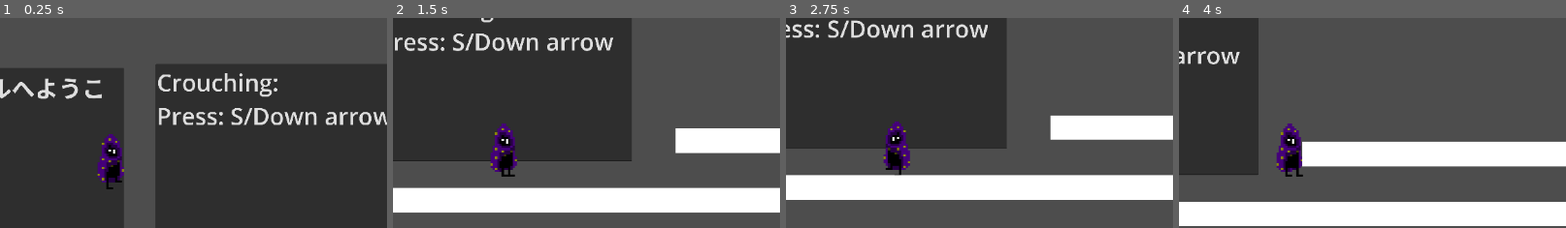
Above: before the commit, frames 1-4 (left to right).
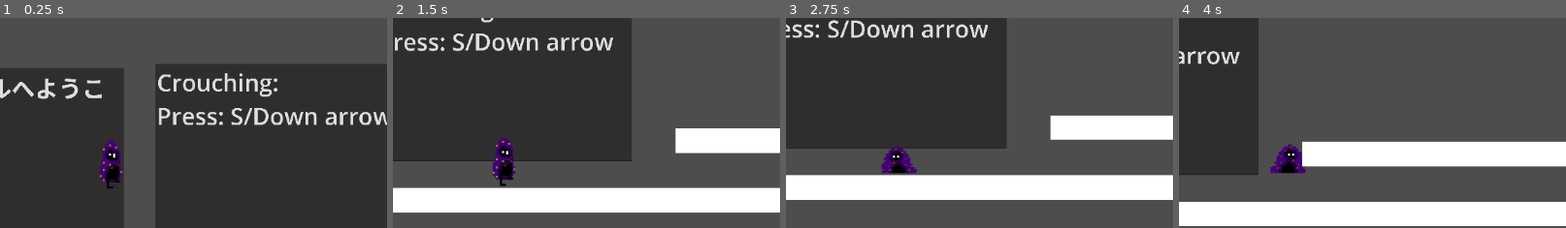
Above: after the commit, the same moments.

Repository: SoopyTM/game-for-people
Game: Godot game, scene res://Temp Assets + Scenes/Testing level.tscn
Same seed, same stepped clock (60 frames per second), same inputs: the game is played once before the commit and once after it.
Inputs:
- Up to frame 1 (0.25 s): no input
- Up to frame 2 (1.5 s): hold S (Crouch) 0.53-1.28 s; hold D (Walk_Right) from 0.53 s (still down); tap Space (Jump) at 0.77 s; tap S (Crouch) at 1.35 s
- Up to frame 3 (2.75 s): tap Space (Jump) at 1.52 s; release D (Walk_Right) at 2.03 s; hold A (Walk_Left) from 2.03 s (still down); hold S (Crouch) from 2.03 s (still down)
- Up to frame 4 (4 s): release A (Walk_Left) at 2.78 s; release S (Crouch) at 2.78 s; hold D (Walk_Right) from 2.78 s (still down); tap S (Crouch) at 2.85 s; tap Space (Jump) at 3.02, 3.77 s; hold S (Crouch) from 3.53 s (still down)
The pictures show only the part of the screen within x 36-86%, y 31-81%; the shares and areas given below are measured in that part.

The runs differ from the first frame. In frame 1, 0.8% of the frame differs, in the area x 25-33%, y 55-82%; in frame 2, 1.2%; in frame 3, 1.2%, in the area x 24-34%, y 49-76%; in frame 4, 1.1%.

Commit message:
walking and crouching animation fixed

Diff:
--- a/Main Scenes/Player.tscn
+++ b/Main Scenes/Player.tscn
@@ -1,11 +1,15 @@
-[gd_scene load_steps=9 format=3 uid="uid://cwpi4k3sg3u8"]
+[gd_scene load_steps=13 format=3 uid="uid://cwpi4k3sg3u8"]
 
 [ext_resource type="Script" path="res://Scripts/character_body_2d.gd" id="1_a8j7t"]
 [ext_resource type="Script" path="res://Scripts/collision_shape_2d.gd" id="2_42840"]
-[ext_resource type="Texture2D" uid="uid://kmm73sxacwx7" path="res://Images/Mage Walking 1.png" id="3_jfsjk"]
-[ext_resource type="Texture2D" uid="uid://c0urusy3dg7an" path="res://Images/Mage Walking 2.png" id="4_b3swl"]
-[ext_resource type="Texture2D" uid="uid://c1wewwvihetv1" path="res://Images/Mage Walking 3.png" id="5_scgdr"]
-[ext_resource type="Texture2D" uid="uid://4srnu1j738y2" path="res://Images/Mage Walking 4.png" id="6_auwy2"]
+[ext_resource type="Texture2D" uid="uid://kmm73sxacwx7" path="res://Images/Walking/Mage Walking 1.png" id="3_jfsjk"]
+[ext_resource type="Texture2D" uid="uid://db8f4ggrhgsvh" path="res://Images/Crouching/Crouch Frame 1.png" id="3_y3ksn"]
+[ext_resource type="Texture2D" uid="uid://c0urusy3dg7an" path="res://Images/Walking/Mage Walking 2.png" id="4_b3swl"]
+[ext_resource type="Texture2D" uid="uid://cfg5pdnlgnt3v" path="res://Images/Crouching/Crouch Frame 2.png" id="4_hmjeb"]
+[ext_resource type="Texture2D" uid="uid://b46pwh7x5cq2c" path="res://Images/Crouching/Crouch Frame 3.png" id="5_p8sxb"]
+[ext_resource type="Texture2D" uid="uid://c1wewwvihetv1" path="res://Images/Walking/Mage Walking 3.png" id="5_scgdr"]
+[ext_resource type="Texture2D" uid="uid://c33qeagxel1qw" path="res://Images/Crouching/Crouch Frame 4.png" id="6_2fnfr"]
+[ext_resource type="Texture2D" uid="uid://4srnu1j738y2" path="res://Images/Walking/Mage Walking 4.png" id="6_auwy2"]
 
 [sub_resource type="CapsuleShape2D" id="CapsuleShape2D_qgho4"]
 radius = 38.0
@@ -13,6 +17,28 @@
 
 [sub_resource type="SpriteFrames" id="SpriteFrames_hnvjt"]
 animations = [{
+"frames": [{
+"duration": 1.0,
+"texture": ExtResource("3_y3ksn")
+}, {
+"duration": 1.0,
+"texture": ExtResource("4_hmjeb")
+}, {
+"duration": 1.0,
+"texture": ExtResource("5_p8sxb")
+}, {
+"duration": 1.0,
+"texture": ExtResource("6_2fnfr")
+}],
+"loop": false,
+"name": &"Crouching",
+"speed": 5.0
+}, {
+"frames": [],
+"loop": false,
+"name": &"Idle",
+"speed": 5.0
+}, {
 "frames": [{
 "duration": 1.0,
 "texture": ExtResource("3_jfsjk")
@@ -26,8 +52,8 @@
 "duration": 1.0,
 "texture": ExtResource("6_auwy2")
 }],
-"loop": true,
-"name": &"walk",
+"loop": false,
+"name": &"Walking",
 "speed": 4.0
 }]
 
@@ -47,7 +73,7 @@
 target_position = Vector2(0, -98)
 
 [node name="AnimatedSprite2D" type="AnimatedSprite2D" parent="."]
-position = Vector2(-1, 1)
-scale = Vector2(7.12891, 7.12891)
+position = Vector2(0, 10)
+scale = Vector2(6.25196, 6.25196)
 sprite_frames = SubResource("SpriteFrames_hnvjt")
-animation = &"walk"
+animation = &"Walking"
--- a/Scripts/collision_shape_2d.gd
+++ b/Scripts/collision_shape_2d.gd
@@ -24,20 +24,34 @@
 		print("RayCast2D node not found!")
 
 @warning_ignore("unused_parameter")
+
+# PREPARE YOURSELF FOR THE DISASTER THAT IS TIRED BRAIN CODE >:)
 func _process(delta: float) -> void:
 	if Input.is_action_pressed("Crouch"):
-		animatedSprite2D.play("walk")
+		animatedSprite2D.play("Crouching")
 		animatedSprite2D.position.y = -40
 		# Crouch logic.
 		scale.y = 0.5  # Scale CollisionShape2D (height).  # Scale the MeshInstance2D for crouching.
 		if Input.is_action_pressed("Walk_Left"):
 			lastHFlip = true
-			animatedSprite2D.play("walk")
+			animatedSprite2D.play("Crouching")
 			animatedSprite2D.position.y = -40
 			animatedSprite2D.flip_h = lastHFlip
 		elif Input.is_action_pressed("Walk_Right"):
 			lastHFlip = false
-			animatedSprite2D.play("walk")
+			animatedSprite2D.play("Crouching")
+			animatedSprite2D.position.y = -40
+			animatedSprite2D.flip_h = lastHFlip
+	elif raycast_above.is_colliding():
+		scale.y = 0.5  # Scale CollisionShape2D (height).  # Scale the MeshInstance2D for crouching.
+		if Input.is_action_pressed("Walk_Left"):
+			lastHFlip = true
+			animatedSprite2D.play("Crouching")
+			animatedSprite2D.position.y = -40
+			animatedSprite2D.flip_h = lastHFlip
+		elif Input.is_action_pressed("Walk_Right"):
+			lastHFlip = false
+			animatedSprite2D.play("Crouching")
 			animatedSprite2D.position.y = -40
 			animatedSprite2D.flip_h = lastHFlip
 
@@ -48,11 +62,11 @@
 
 		if Input.is_action_pressed("Walk_Left"):
 			lastHFlip = true
-			animatedSprite2D.play("walk")
+			animatedSprite2D.play("Walking")
 			animatedSprite2D.position.y = 0
 			animatedSprite2D.flip_h = lastHFlip
 		elif Input.is_action_pressed("Walk_Right"):
 			lastHFlip = false
-			animatedSprite2D.play("walk")
-			animatedSprite2D.position.y = -40
+			animatedSprite2D.play("Walking")
+			animatedSprite2D.position.y = 0
 			animatedSprite2D.flip_h = lastHFlip
Not shown, added: Images/Crouching/Crouch Frame 1.png.import
Not shown, added: Images/Crouching/Crouch Frame 2.png.import
Not shown, added: Images/Crouching/Crouch Frame 3.png.import
Not shown, added: Images/Crouching/Crouch Frame 4.png.import
Not shown, changed: Images/Walking/Base Mage-1.png.png.import
Not shown, changed: Images/Walking/Mage Walking 2.png.import
Not shown, changed: Images/Walking/Mage Walking 3.png.import
Not shown, changed: Images/Walking/Mage Walking 4.png.import
